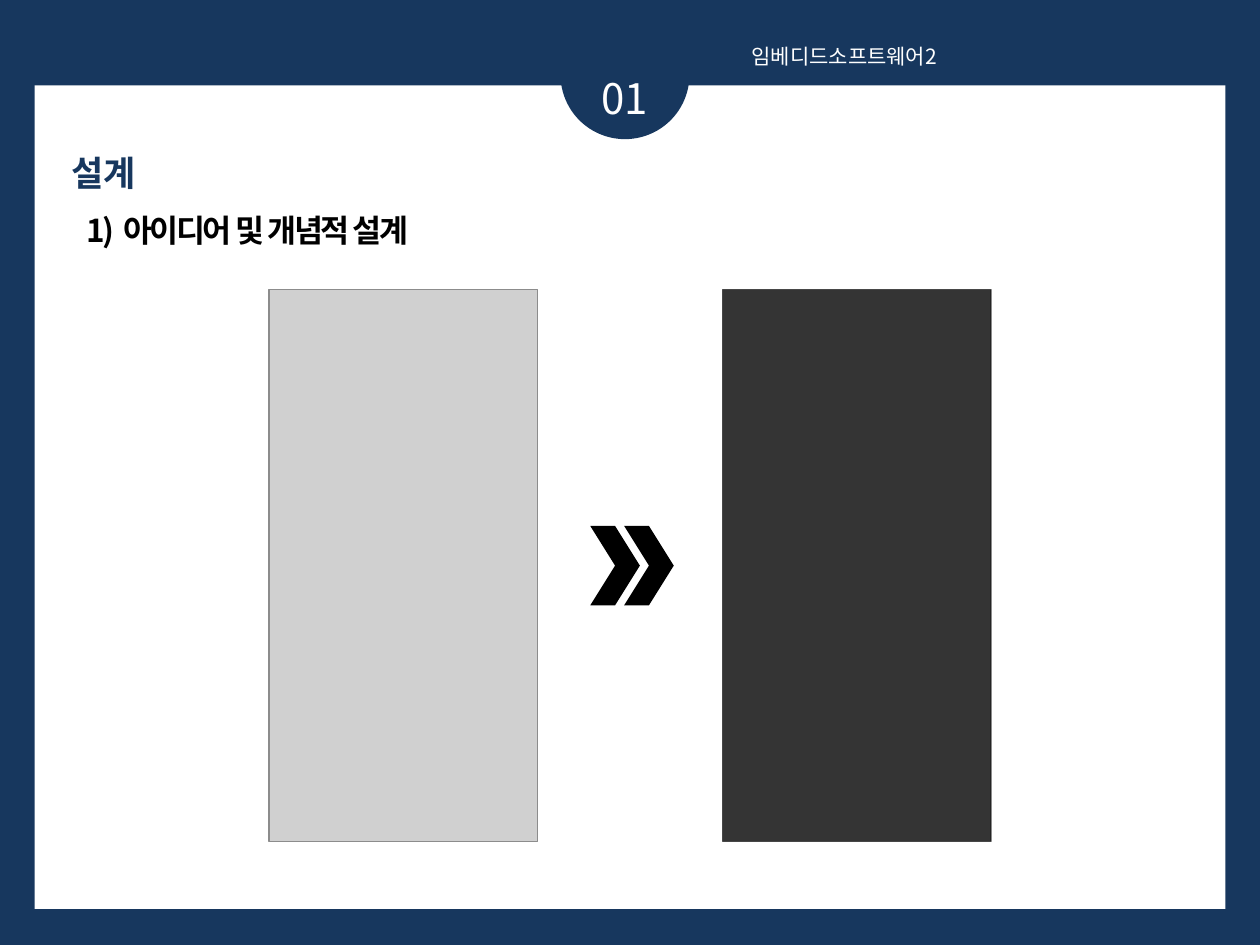
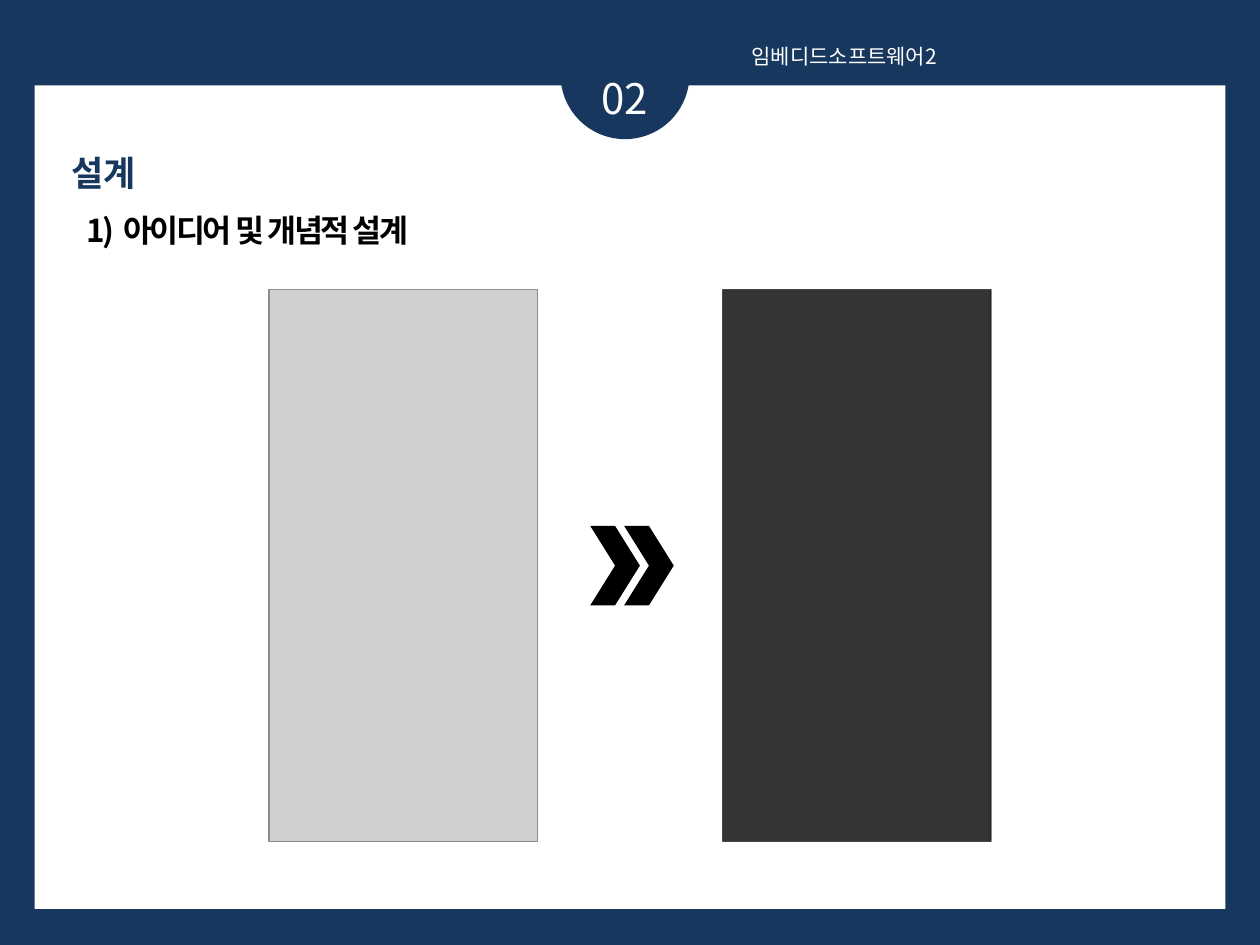
Before and after one commit to 201411108/Black-Android-app-for-eye, a slide deck: slide 8 of Document/발표PPT.pptx (slide 9 before the commit). Drawn at 1260x945 pixels with LibreOffice and Linux fonts; fonts in the diff are those of the drawing; grey boxes stand for pictures. Boxes give left, top, right and bottom in pixels: in the first picture for what was removed or moved away, otherwise in the second. Text is boxed around its words. In the diff, an @@ line names an element or a change of style, - is before the commit and + after.

```diff
--- a/Document/발표PPT.pptx
+++ b/Document/발표PPT.pptx
@@ text at bbox=[602, 82, 649, 115]: text changed @@
-01
+02
```
Also in this commit, not shown: 12 other slides changed, 11 slides removed.
